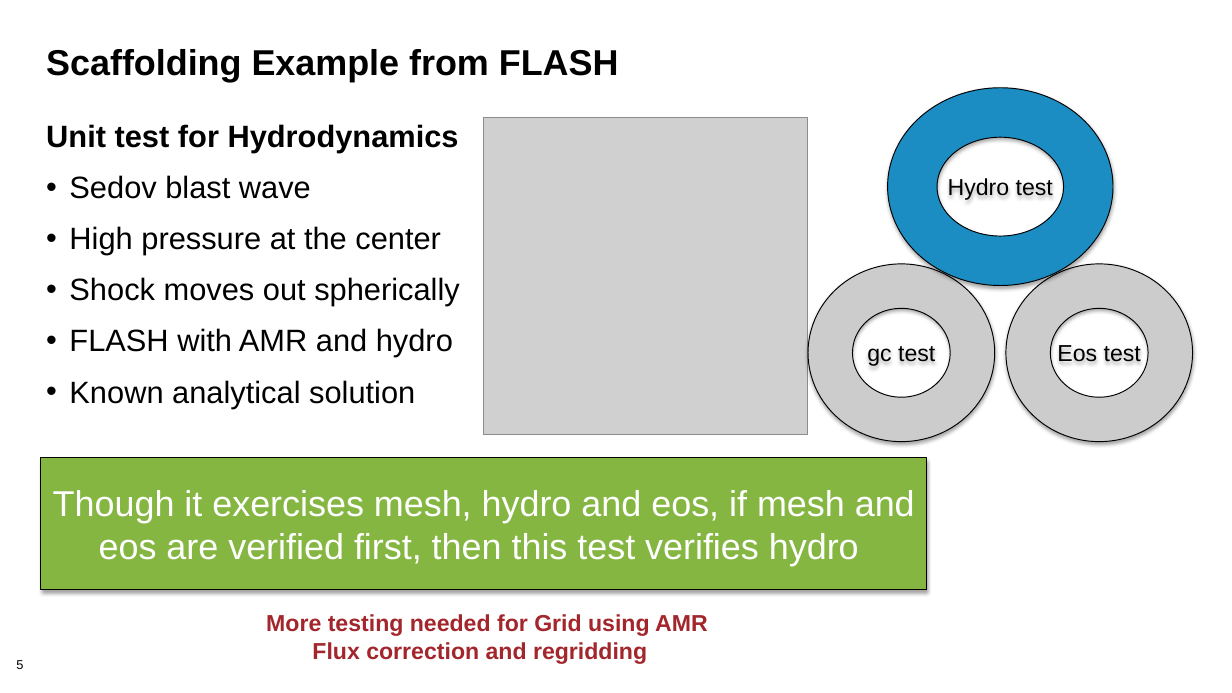
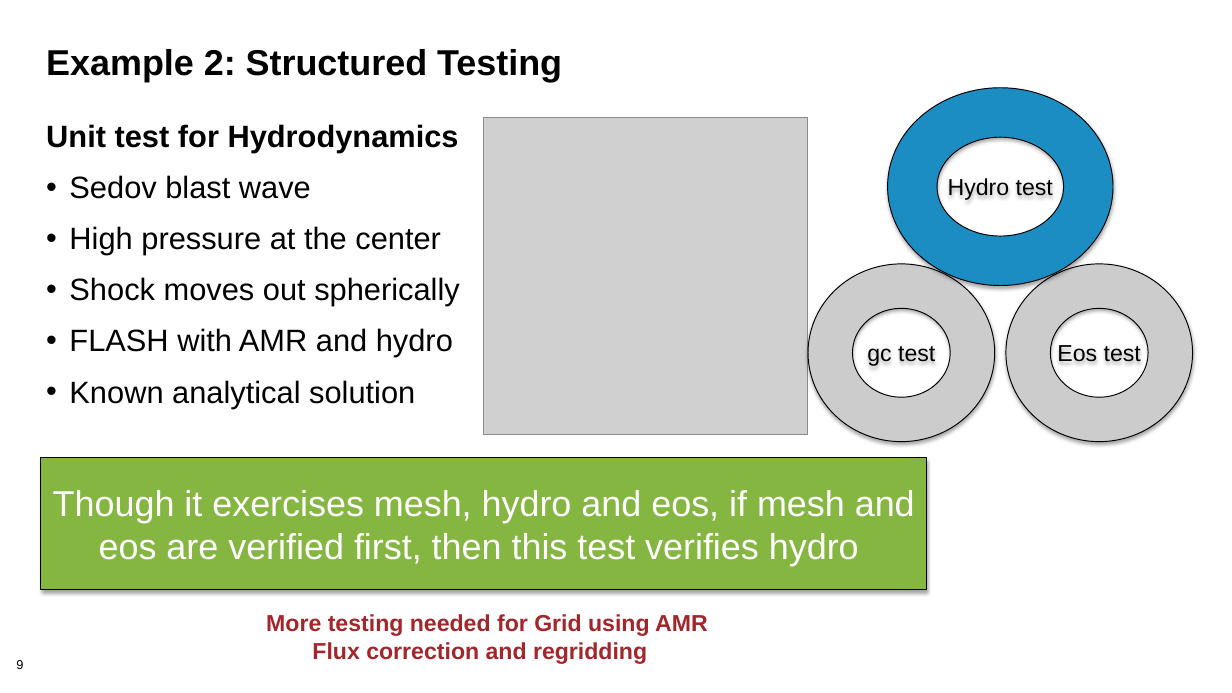
Before and after one commit to bssw-tutorial/presentations, a slide deck: slide 9 of final-presentations/2021-04-12-ecpam/03-testing2.pptx (slide 5 before the commit). Drawn at 1232x693 pixels with LibreOffice and Linux fonts; fonts in the diff are those of the drawing; grey boxes stand for pictures; background and template pictures are left out. Boxes give left, top, right and bottom in pixels: in the first picture for what was removed or moved away, otherwise in the second. Text is boxed around its words. In the diff, an @@ line names an element or a change of style, - is before the commit and + after.

```diff
--- a/final-presentations/2021-04-12-ecpam/03-testing2.pptx
+++ b/final-presentations/2021-04-12-ecpam/03-testing2.pptx
@@ title at <box>46,49,562,82</box>: text changed @@
-Scaffolding Example from FLASH
+Example 2: Structured Testing
@@ page number at <box>16,660,23,669</box>: text changed @@
-5
+9
```
Also in this commit, not shown: 7 other slides changed, 7 slides added.
